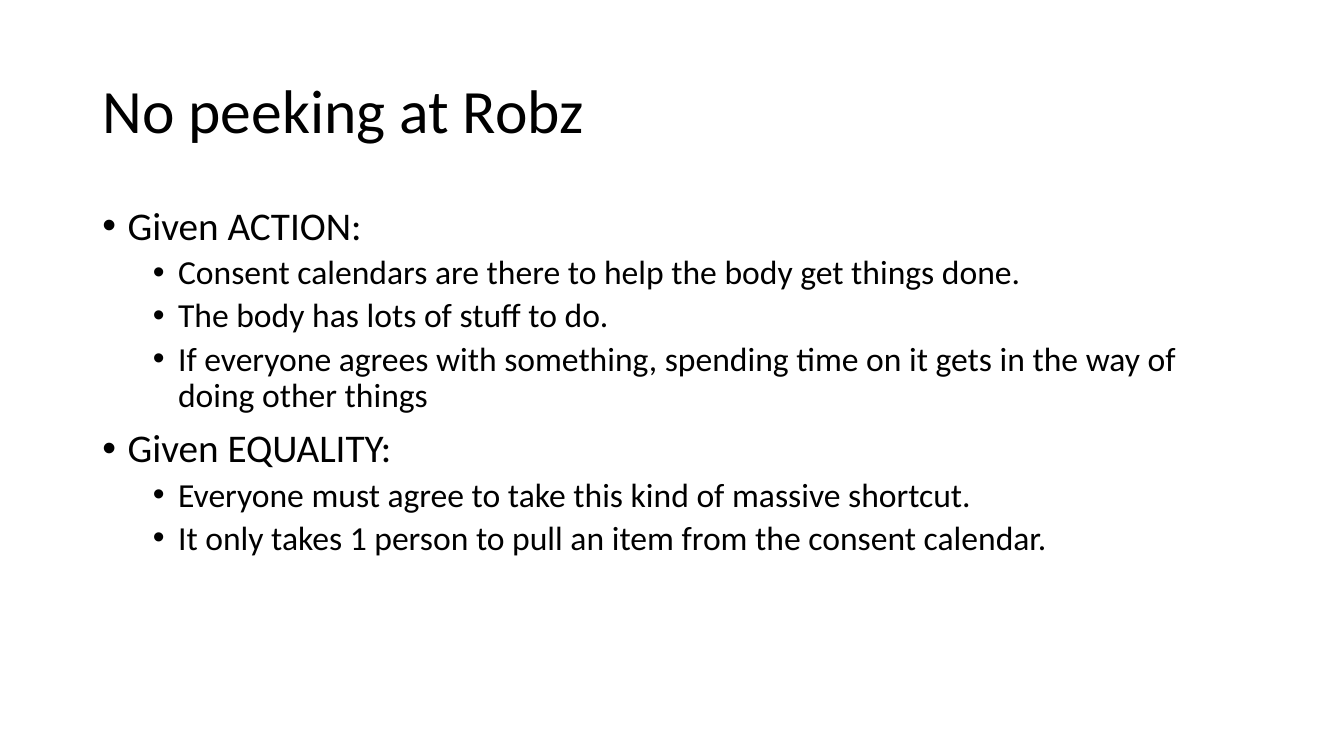
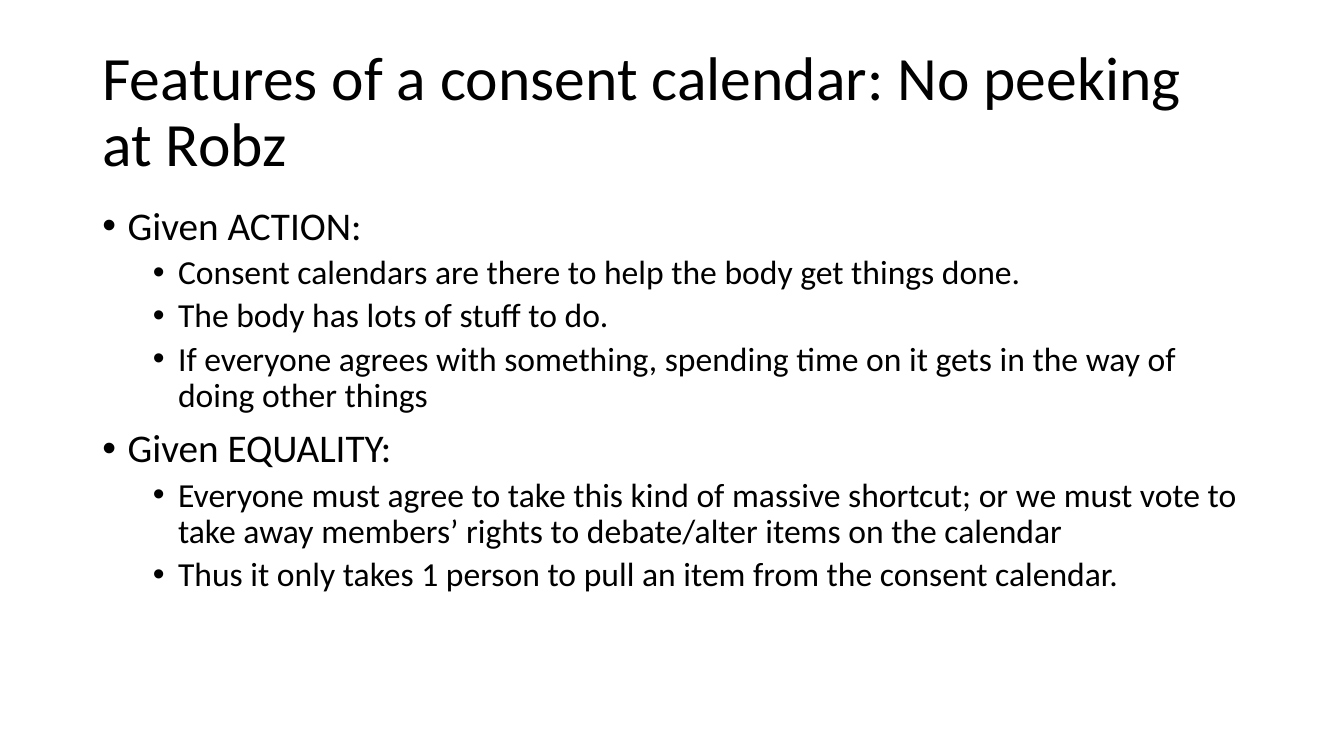
Before and after one commit to AdamSwenson/parliamentary-procedure-explainers, a slide deck: slide 33 of chico-specific/Chico presentation.pptx. Drawn at 1344x756 pixels with LibreOffice and Linux fonts; fonts in the diff are those of the drawing. Boxes give left, top, right and bottom in pixels: in the first picture for what was removed or moved away, otherwise in the second. Text is boxed around its words. In the diff, an @@ line names an element or a change of style, - is before the commit and + after.

```diff
--- a/chico-specific/Chico presentation.pptx
+++ b/chico-specific/Chico presentation.pptx
@@ title at (102,57,1181,167): text changed @@
-No peeking at Robz
+Features of a consent calendar: No peeking at Robz
@@ text at (178,483,1237,592): text changed @@
-  • Everyone must agree to take this kind of massive shortcut.
-  • It only takes 1 person to pull an item from the consent calendar.
+  • Everyone must agree to take this kind of massive shortcut; or we must vote to take away members’ rights to debate/alter items on the calendar
+  • Thus it only takes 1 person to pull an item from the consent calendar.
```
Also in this commit, not shown: 3 other slides changed, 2 slides added, 1 other file.
